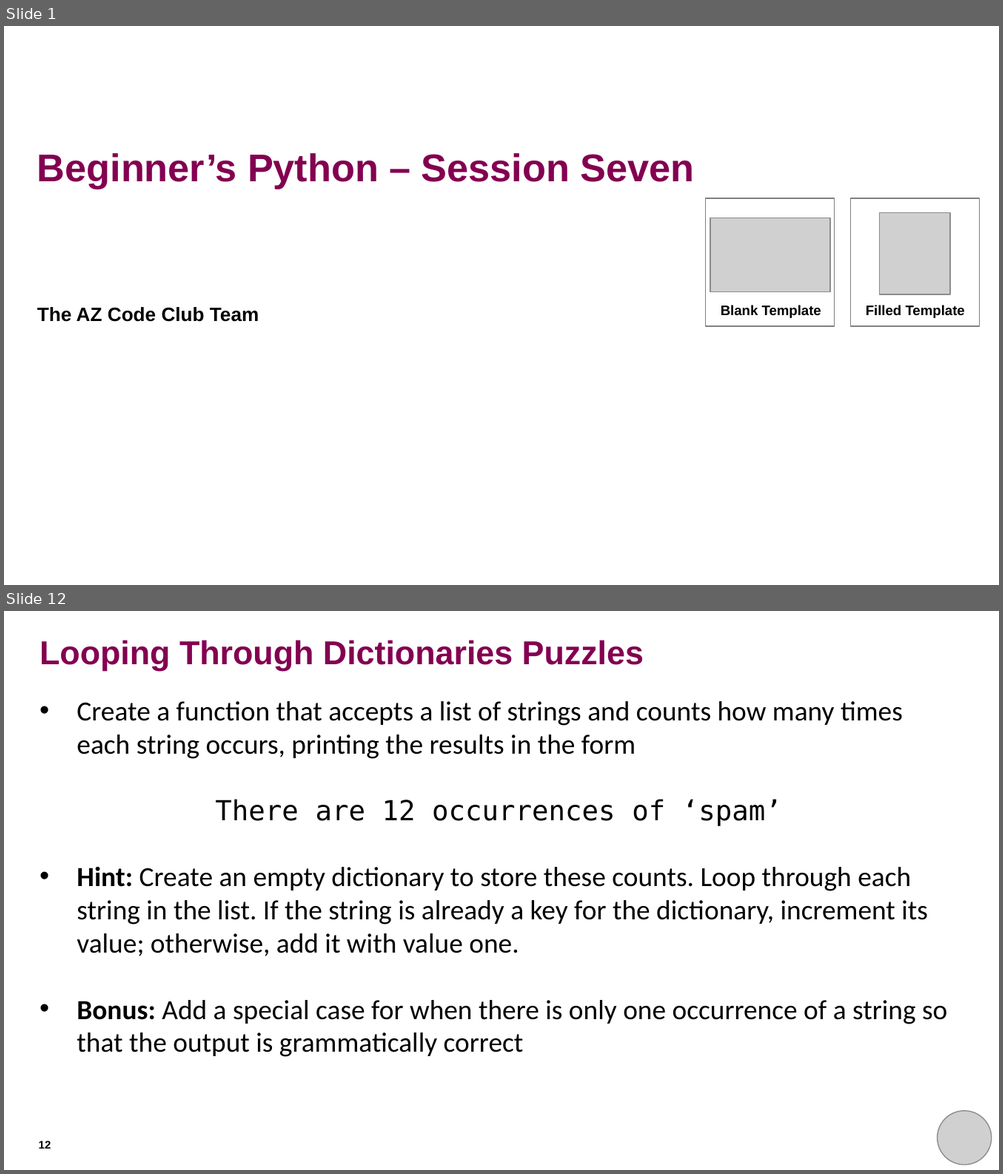
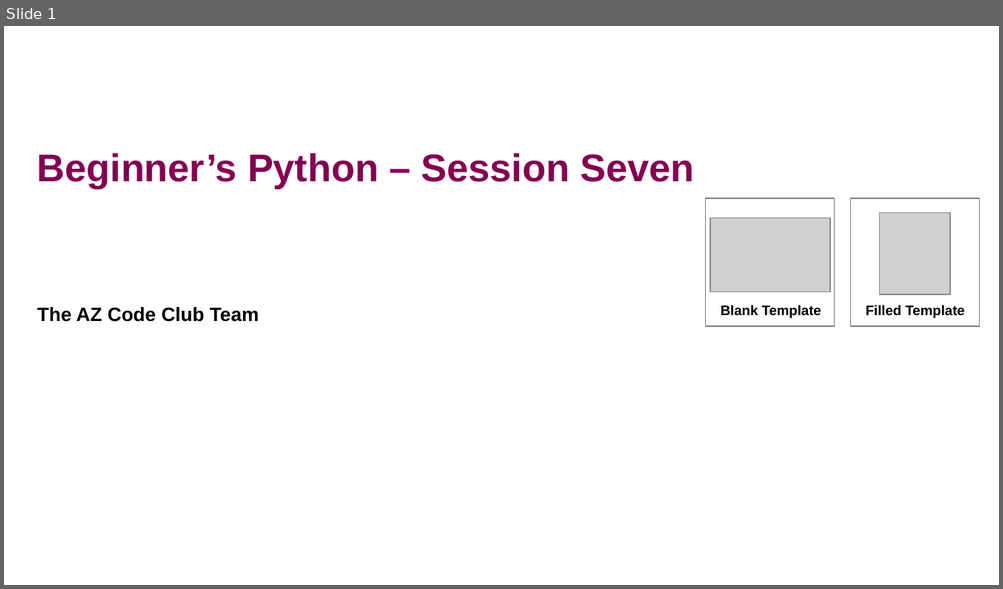
Before and after one commit to rkhetani/beginners-python, a slide deck: session_seven/session_seven_presentation.pptx. Shown one above the other, each under a label of ours: slides 1 and 12 before the commit, slide 1 after it; the slides between them are not shown. The pictures are 1003x1174 and 1003x589 pixels, drawn with LibreOffice and Linux fonts; fonts in the diff are those of the drawing; grey boxes stand for pictures; background and template pictures are left out. Boxes give left, top, right and bottom in pixels: in the first picture for what was removed or moved away, otherwise in the second. Text is boxed around its words. In the diff, an @@ line names an element or a change of style, - is before the commit and + after.

```diff
--- a/session_seven/session_seven_presentation.pptx
+++ b/session_seven/session_seven_presentation.pptx
@@ slide 12 removed at (4,611,999,1170), background #FFFFFF @@
@@ title removed at (40,640,643,671) @@
-Looping Through Dictionaries Puzzles
@@ text removed at (77,701,947,1057) @@
-• Create a function that accepts a list of strings and counts how many times each string occurs, printing the results in the form
-There are 12 occurrences of ‘spam’
-• Hint: Create an empty dictionary to store these counts. Loop through each string in the list. If the string is already a key for the dictionary, increment its value; otherwise, add it with value one.
-• Bonus: Add a special case for when there is only one occurrence of a string so that the output is grammatically correct
@@ picture removed at (937,1111,990,1165) @@
@@ page number removed at (39,1141,51,1149) @@
-12
```
Also in this commit, not shown: 7 slides changed, 9 slides added, 5 other slides removed.
